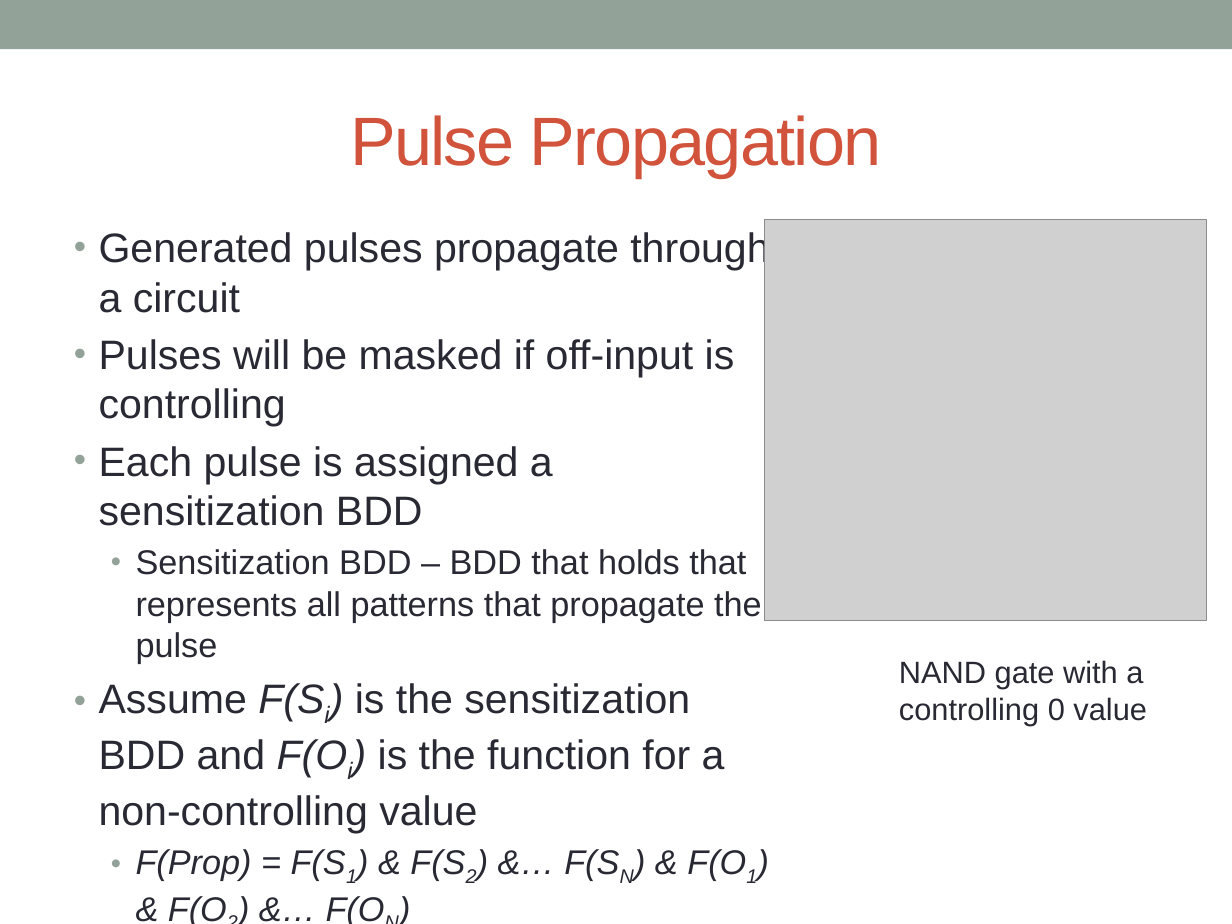
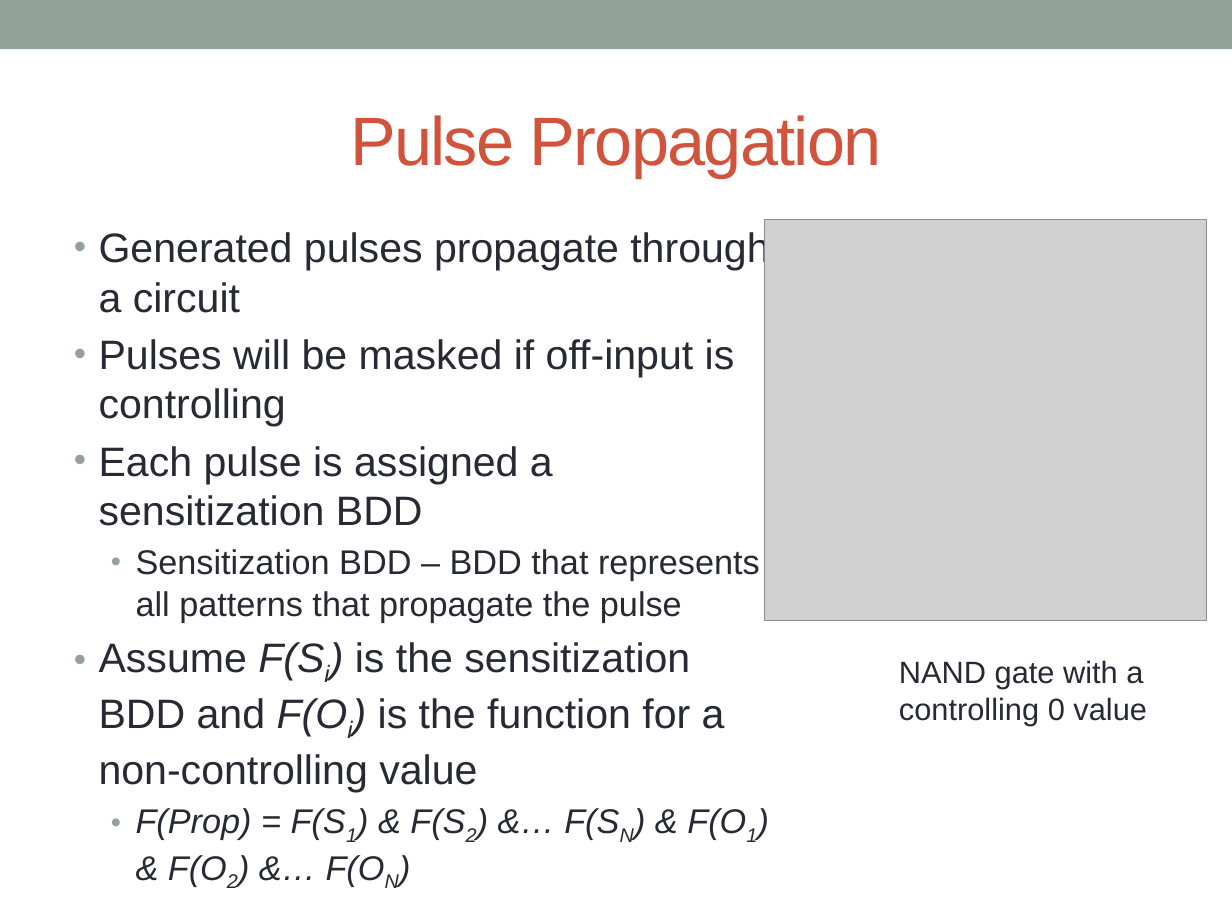
Before and after one commit to acwatkins88/Fast_SET, a slide deck: slide 48 of Dissertation/Dissertation Defense/Dissertation Defense.pptx (slide 45 before the commit). Drawn at 1232x924 pixels with LibreOffice and Linux fonts; fonts in the diff are those of the drawing; grey boxes stand for pictures; background and template pictures are left out. Boxes give left, top, right and bottom in pixels: in the first picture for what was removed or moved away, otherwise in the second. Text is boxed around its words. In the diff, an @@ line names an element or a change of style, - is before the commit and + after.

```diff
--- a/Dissertation/Dissertation Defense/Dissertation Defense.pptx
+++ b/Dissertation/Dissertation Defense/Dissertation Defense.pptx
@@ text at box(136, 549, 760, 622): text changed @@
-  • Sensitization BDD – BDD that holds that represents all patterns that propagate the pulse
+  • Sensitization BDD – BDD that represents all patterns that propagate the pulse
```
Also in this commit, not shown: 23 other slides changed, 5 slides added, 1 slide removed, 15 other files.
